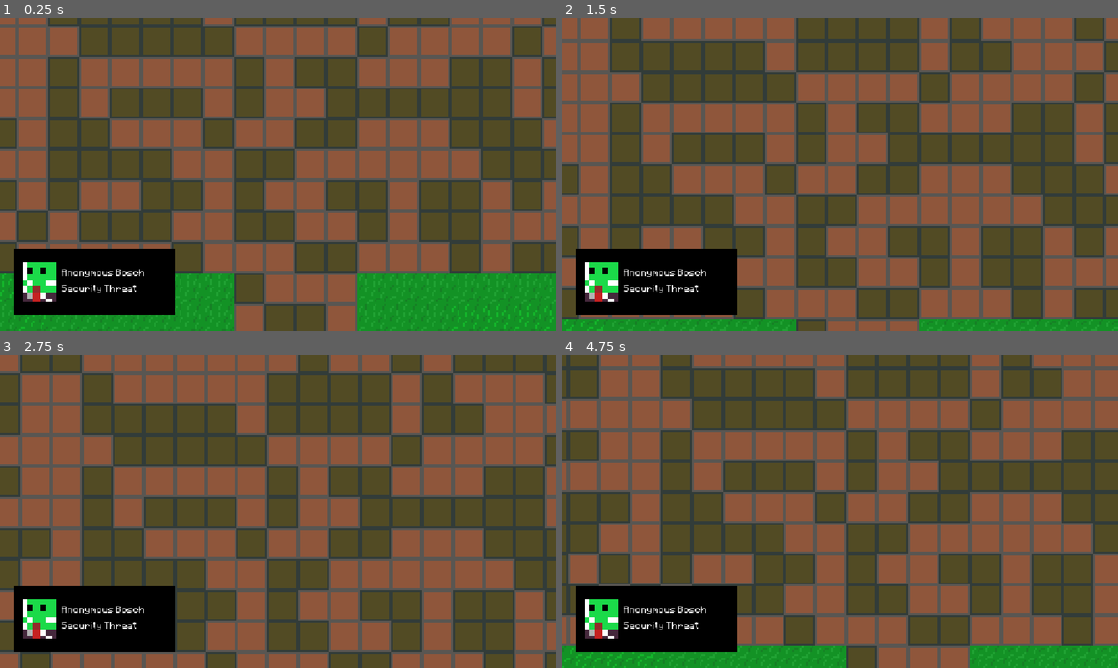
Above: before the commit, frames 1-4 (two rows, left to right).
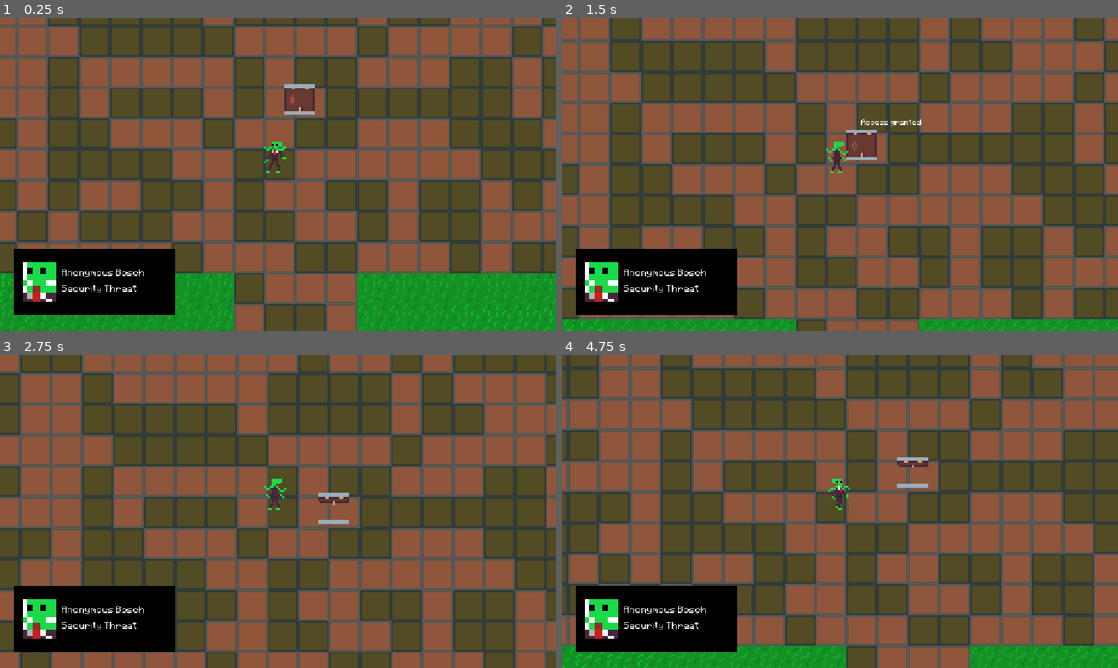
Above: after the commit, the same moments.

Repository: Flogah/alien_dad
Game: Godot game, scene res://scenes/main.tscn
Two runs of this game, one before a commit and one after it. Both use one fixed random seed, a clock stepped at 60 frames per second and the inputs below.
Inputs:
- Up to frame 1 (0.25 s): no input
- Up to frame 2 (1.5 s): hold Space (interact) 0.53-1.28 s; hold W (move_up) from 0.53 s (still down); tap Space (interact) at 1.35 s
- Up to frame 3 (2.75 s): release W (move_up) at 2.03 s; hold A (move_left) from 2.03 s (still down); hold Space (interact) from 2.03 s (still down)
- Up to frame 4 (4.75 s): release Space (interact) at 2.78 s; tap Space (interact) at 2.85, 4.35 s; release A (move_left) at 3.53 s; hold S (move_down) 3.53-4.28 s; hold Space (interact) 3.53-4.28 s; hold D (move_right) from 4.28 s (still down)

The runs differ from the first frame. In frame 1, 0.7% of the frame differs, in the area x 47-57%, y 21-50%; in frame 2, 0.8%; in frame 3, 2.1%, in the area x 0-100%, y 0-100%; in frame 4, 1.9%.

Commit message:
added excalamtions

Diff:
--- a/project.godot
+++ b/project.godot
@@ -18,6 +18,7 @@
 [autoload]
 
 CharacterGenerator="*uid://csntkedd1lbma"
+Exclamator="*uid://te2fu14qm3mw"
 
 [display]
 
--- a/scenes/door.gd
+++ b/scenes/door.gd
@@ -16,12 +16,12 @@
 func on_interacted(actor, sec_acc:SecurityCode):
 	if locked:
 		if sec_acc.level >= security_level.level:
-			print("Access granted")
+			Exclamator.exclaim("Access granted", global_position)
 			locked = false
 			update_sprite()
 			return
 		else:
-			print("Higher access needed")
+			Exclamator.exclaim("Higher access needed", global_position)
 			return
 	if closed:
 		open()
--- a/scenes/guard.gd
+++ b/scenes/guard.gd
@@ -53,9 +53,9 @@
 	if sees_player and !perceives_player_as_threat:
 		check_player_id()
 
-	print(last_move_direction)
+	#print(last_move_direction)
 	vision_cone.rotation = last_move_direction.angle() - deg_to_rad(45.0)
-	print(state_machine.active_state.name)
+	#print(state_machine.active_state.name)
 
 	var vel:Vector2 = velocity.normalized()
 	if vel.x < 0.0:
@@ -113,9 +113,9 @@
 	var p_id:SecurityPass = player.get_id()
 	if p_id.level == 0 and !perceives_player_as_threat:
 		perceives_player_as_threat = true
-		print("OH NO")
+		Exclamator.exclaim("OH NO!", global_position)
 	elif p_id.level > security_pass.level and !perceives_player_as_threat:
-		print("Good morning, sir!")
+		Exclamator.exclaim("Good morning, sir!", global_position)
 
 func get_id() -> SecurityPass:
 	return security_pass
--- a/scenes/main.tscn
+++ b/scenes/main.tscn
@@ -8,7 +8,6 @@
 [ext_resource type="PackedScene" uid="uid://tnhgt5sr4icp" path="res://scenes/player.tscn" id="5_tbgi4"]
 [ext_resource type="Resource" uid="uid://gipffcb64va5" path="res://resources/character_ids/armstrong_id.tres" id="6_eb6dy"]
 [ext_resource type="PackedScene" uid="uid://mry6neuk5n38" path="res://scenes/guard.tscn" id="6_o6xl0"]
-[ext_resource type="Texture2D" uid="uid://c5hjuh4d16bxl" path="res://assets/sprites/environment/Outside_tiles.png" id="6_tipki"]
 [ext_resource type="PackedScene" uid="uid://d3xqn8v53ugho" path="res://scenes/door.tscn" id="6_tipki"]
 [ext_resource type="Script" uid="uid://d3r8cfdw2ei2c" path="res://scripts/security_code.gd" id="7_85g3d"]
 
@@ -117,7 +116,6 @@
 0:1/0 = 0
 
 [sub_resource type="TileSetAtlasSource" id="TileSetAtlasSource_choun"]
-texture = ExtResource("6_tipki")
 0:0/0 = 0
 1:0/0 = 0
 2:0/0 = 0
@@ -379,6 +377,12 @@
 rotation = -1.5707964
 security_level = SubResource("Resource_tefeu")
 
+[node name="Door20" parent="level1/Doors/NoSecDoors" unique_id=1638617267 instance=ExtResource("6_tipki")]
+position = Vector2(-142, 358)
+rotation = -1.5707964
+security_level = SubResource("Resource_tefeu")
+locked = true
+
 [node name="Door2" parent="level1/Doors/NoSecDoors" unique_id=752425474 instance=ExtResource("6_tipki")]
 position = Vector2(312, 8)
 rotation = -1.5707964
@@ -468,7 +472,6 @@
 security_level = SubResource("Resource_tefeu")
 
 [node name="LowSecDoors" type="Node2D" parent="level1/Doors" unique_id=6604421]
-visible = false
 
 [node name="Door2" parent="level1/Doors/LowSecDoors" unique_id=1046083154 instance=ExtResource("6_tipki")]
 position = Vector2(152, -40)
@@ -619,7 +622,6 @@
 locked = true
 
 [node name="Player" parent="level1" unique_id=1695450581 instance=ExtResource("5_tbgi4")]
-visible = false
 position = Vector2(-154, 395)
 
 [node name="Camera2D" type="Camera2D" parent="level1/Player" unique_id=1976595741]
--- /dev/null
+++ b/scripts/exclamator.gd
@@ -0,0 +1,32 @@
+extends Node2D
+
+const STANDARD_THEME = preload("uid://cj0kowg8s0uu4")
+
+var label_timing_dict:Dictionary [Label, Vector2] = {}
+
+func _process(delta: float) -> void:
+	update_times(delta)
+
+func update_times(delta):
+	if label_timing_dict.is_empty():
+		return
+	for label in label_timing_dict:
+		label_timing_dict[label].x += delta
+		if label_timing_dict[label].x >= label_timing_dict[label].y:
+			label_timing_dict.erase(label)
+			label.queue_free()
+
+func exclaim(text: String, pos: Vector2, time: float = 1.0):
+	var new_label = create_text(text)
+	add_child(new_label)
+	new_label.position = pos + Vector2(0, -14)
+	label_timing_dict[new_label] = Vector2(0.0, time)
+
+func create_text(text: String) -> Label:
+	var label:Label = Label.new()
+	label.theme = STANDARD_THEME
+	label.set_horizontal_alignment(HORIZONTAL_ALIGNMENT_CENTER)
+	label.text = text
+	label.z_index = 99
+	label.scale = Vector2.ONE * 0.2
+	return label
Not shown, added: scripts/exclamator.gd.uid
